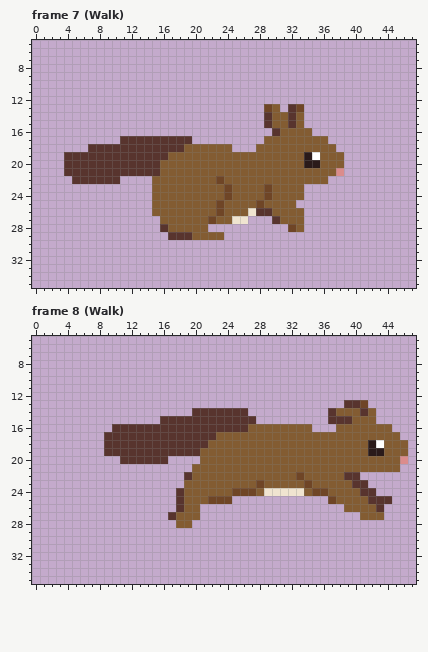
Edited in one commit: pixel-art file (bnp/resources/sprites/squirrel/squirrel.aseprite). Above: the version before the commit.
48x48 pixels, 14 frames. Shown: frame 7 (Walk): x 0..47, y 5..35; frame 8 (Walk): x 0..47, y 5..35. The commit also changed other frames, which this record leaves out.
After the commit:
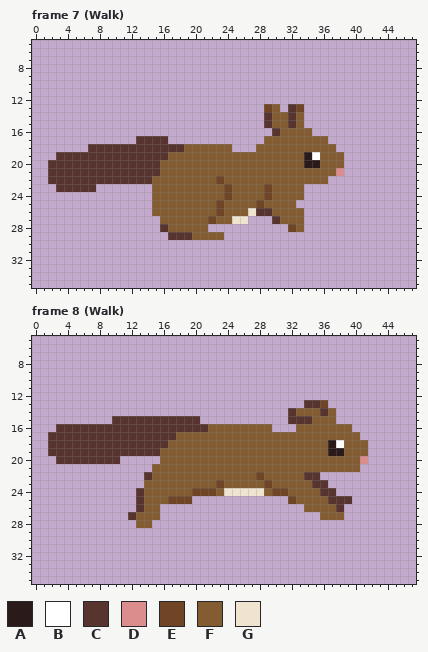
Palette (. is transparent): A #2a1a1a  B #ffffff  C #58342e  D #db8c8c  E #6f4526  F #835c32  G #f0e4d0
Diff:
Frame 7 (Walk):
Colour C now appears in row 19 at x 3; in rows 20 to 21 at x 2 to 3; in row 22 at x 2 to 4 and 11 to 14; in row 23 at x 3 to 7.
The author cleared colour C in row 17 at x 11 to 12 and 17 to 19.
Frame 8 (Walk):
The author changed colour F to colour A in row 18 at x 37; in row 19 at x 37 to 38.
The author changed colour F to colour B in row 18 at x 38.
Colour C now appears in row 13 at x 34 to 35; in row 14 at x 32 and 36; in row 15 at x 10 to 15 and 32 to 34; in row 16 at x 3 to 9; in rows 17 to 19 at x 2 to 8; in row 20 at x 3 to 10.
Colour C now appears in row 22 at x 14; in rows 24 to 25 at x 13; in row 26 at x 13 and 38; in row 27 at x 12.
The author changed colour E to colour C in row 24 at x 36; in row 25 at x 37.
The author changed colour F to colour C in row 22 at x 34 to 35; in row 23 at x 35 to 36; in row 24 at x 37; in row 25 at x 38 to 39.
The author changed colour F to colour D in row 20 at x 41.
Colour E now appears in row 13 at x 36; in row 25 at x 17 and 32.
The author changed colour C to colour E in row 25 at x 18.
The author changed colour F to colour E in row 22 at x 28; in row 23 at x 23 and 29; in row 24 at x 20 to 22; in row 25 at x 19.
The author changed colour G to colour E in row 24 at x 30 to 31.
Colour F now appears in row 14 at x 33 to 35; in row 15 at x 35 to 36; in row 16 at x 35 to 37; in row 20 at x 17 to 20; in row 21 at x 15 to 19; in row 22 at x 15 to 18.
Colour F now appears in row 23 at x 14 to 18; in row 24 at x 14 to 17; in row 25 at x 14 to 16 and 33 to 36; in row 26 at x 14 to 15 and 34 to 37; in row 27 at x 13 to 15 and 36 to 38; in row 28 at x 13 to 14.
The author changed colour C to colour F in rows 14 to 15 at x 37; in row 16 at x 22 to 26; in row 17 at x 18 to 22; in row 18 at x 17 to 21; in row 19 at x 16 to 20; in row 20 at x 16.
The author changed colour C to colour F in row 22 at x 19; in row 24 at x 18.
The author changed colour E to colour F in row 22 at x 33; in row 23 at x 28 and 34; in row 24 at x 35.
The author changed colour G to colour F in row 24 at x 29 and 32 to 33.
The author changed colour E to colour G in row 24 at x 25 to 27.
The author changed colour F to colour G in row 24 at x 24 and 28.
The author cleared colour A in row 18 at x 42; in row 19 at x 42 to 43.
The author cleared colour B in row 18 at x 43.
The author cleared colour C in row 13 at x 39 to 40; in row 14 at x 20 to 26 and 41; in row 15 at x 21 to 27 and 38 to 39; in row 20 at x 11 to 15; in row 22 at x 39 to 40; in row 23 at x 40 to 41.
The author cleared colour C in row 24 at x 41 to 42; in row 25 at x 42 to 44; in row 26 at x 18 and 43; in row 27 at x 17.
The author cleared colour D in row 20 at x 46.
The author cleared colour E in row 13 at x 41; in row 25 at x 22 to 24.
The author cleared colour F in row 14 at x 38 to 40 and 42; in row 15 at x 40 to 42; in row 16 at x 30 to 32 and 40 to 44; in row 17 at x 41 to 45; in rows 18 to 19 at x 44 to 46; in row 20 at x 42 to 45.
The author cleared colour F in row 21 at x 41 to 45; in row 22 at x 36 to 38; in row 23 at x 37 to 39; in row 24 at x 38 to 40; in row 25 at x 20 to 21 and 40 to 41; in row 26 at x 19 to 20 and 39 to 42.
The author cleared colour F in row 27 at x 18 to 20 and 41 to 43; in row 28 at x 18 to 19.
Changed places in both pictures, as pixel boxes (x1, y1, x2, y2):
changed: (48, 136, 192, 192)
changed: (48, 400, 408, 528)
